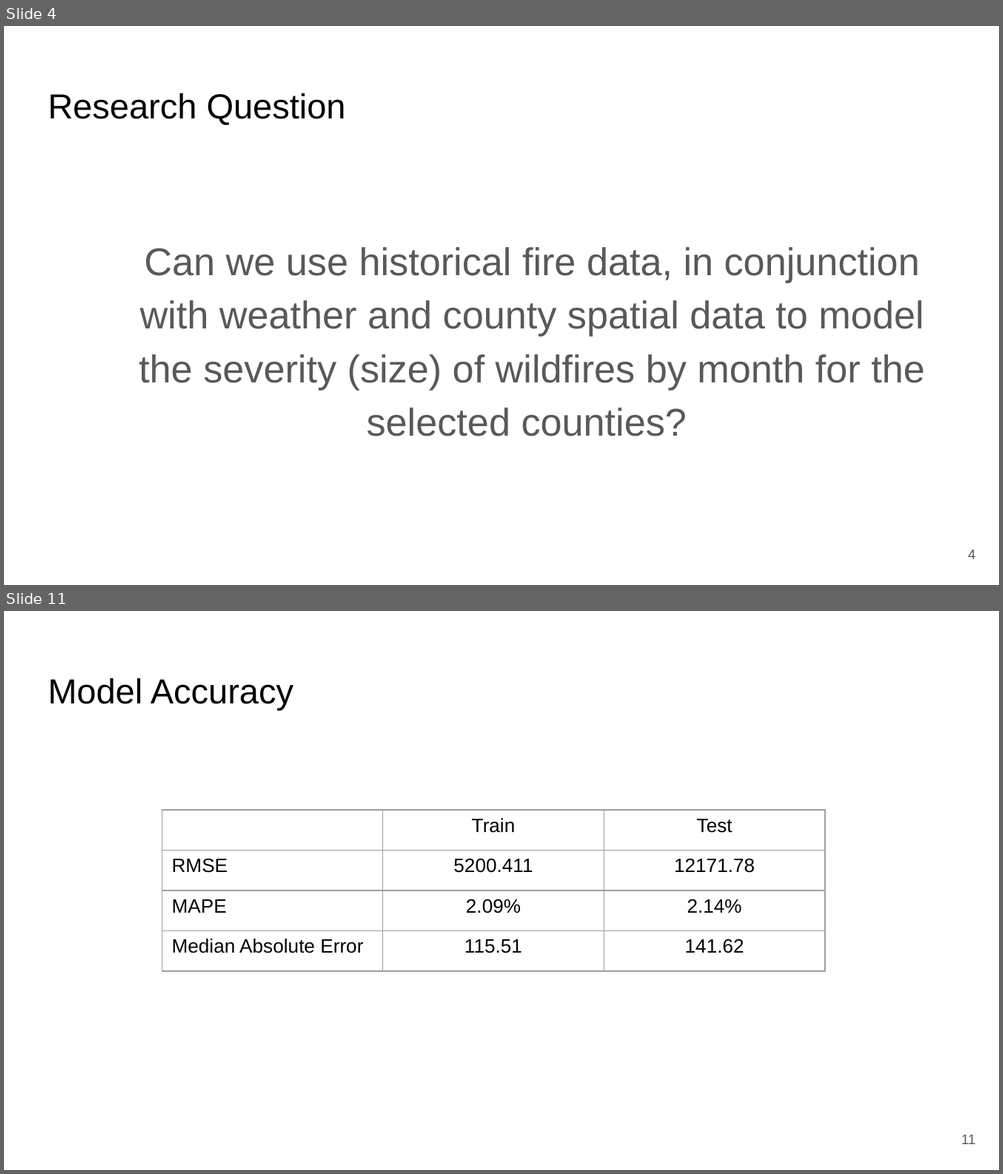
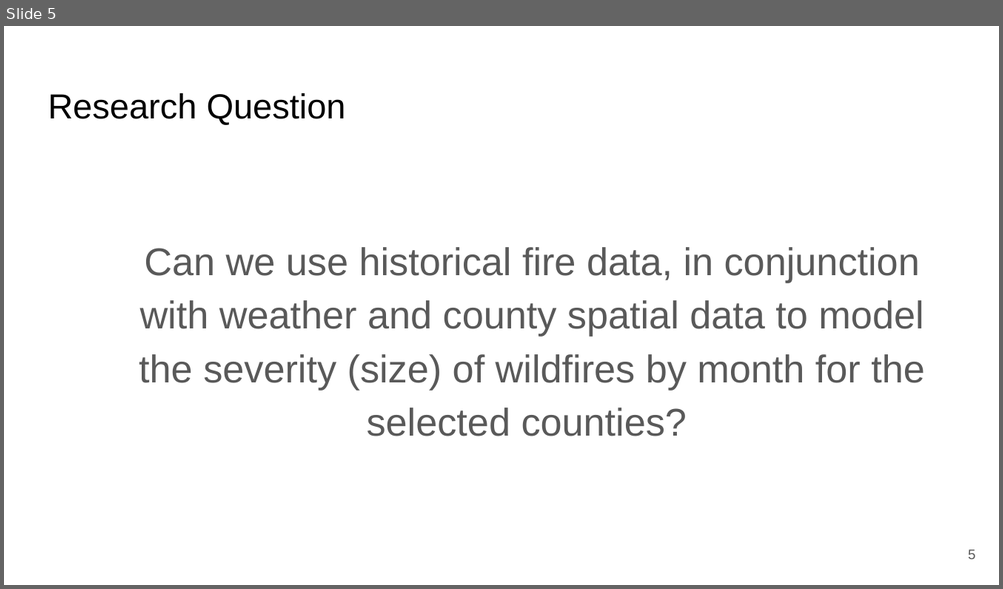
Before and after one commit to DCavanaugh98/WildfireMLProject, a slide deck: Math 8670 Final Project.pptx. Shown one above the other, each under a label of ours: slides 4 and 11 before the commit, slide 5 after it; the slides between them are not shown. The pictures are 1003x1174 and 1003x589 pixels, drawn with LibreOffice and Linux fonts; fonts in the diff are those of the drawing. Boxes give left, top, right and bottom in pixels: in the first picture for what was removed or moved away, otherwise in the second. Text is boxed around its words. In the diff, an @@ line names an element or a change of style, - is before the commit and + after.

```diff
--- a/Math 8670 Final Project.pptx
+++ b/Math 8670 Final Project.pptx
@@ slide 11 removed at (x1=4, y1=611, x2=999, y2=1170), background #FFFFFF @@
@@ title removed at (x1=48, y1=678, x2=293, y2=710) @@
-Model Accuracy
@@ table removed at (x1=162, y1=810, x2=825, y2=971), 4 rows, 3 columns @@
- | Train | Test
-RMSE | 5200.411 | 12171.78
-MAPE | 2.09% | 2.14%
-Median Absolute Error | 115.51 | 141.62
@@ page number removed at (x1=961, y1=1135, x2=975, y2=1145) @@
-11
@@ what was slide 4 is now slide 5 @@
@@ page number at (x1=967, y1=550, x2=975, y2=560): text changed @@
-4
+5
```
Also in this commit, not shown: 12 slides changed, 5 slides added, 12 other files.
